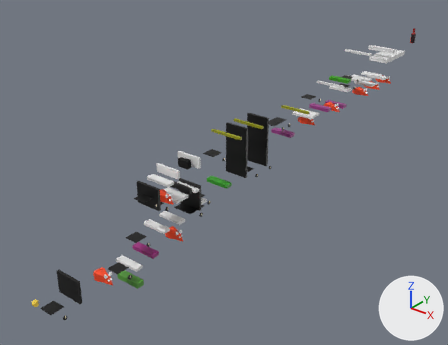
A saved change to the Blender file scenes/Cheese.blend.
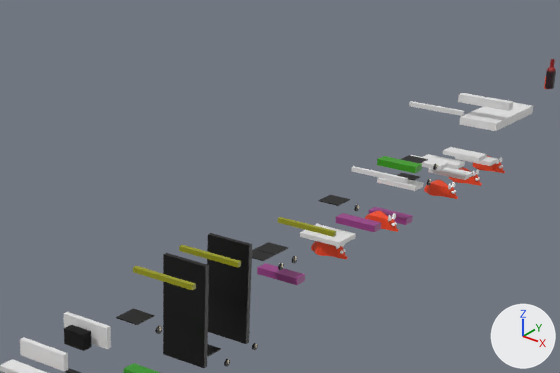
Each version appears first whole from a 50 mm lens placed at (427.0, -178.0, 391.0), pointed at (-49.0, 417.0, 22.0), and next in a close-up on the part from 33% to 93% of the width and 0% to 52% of the height. The lights are fixed; the arrows at lower right show +X, +Y and +Z. The older version's two pictures come first. Objects named as collision shapes, trigger or cutter boxes, shadow casters or lower levels of detail are left out.

The scene before the commit, as lines of its bpy script (objects in view):
```python
ob_grapplingcracker_1 = bpy.data.objects.new('GrapplingCracker_1', me_grapplingcracker_1)
ob_grapplingcracker_1.location = (0.7, 359.9, 109.1)
ob_grapplingcracker_1.scale = (21.8, 1.56, 1.56)
ob_grapplingcracker_2 = bpy.data.objects.new('GrapplingCracker_2', me_grapplingcracker_2)
ob_grapplingcracker_2.location = (0.7, 403.9, 109.1)
ob_grapplingcracker_2.scale = (21.8, 1.56, 1.56)
ob_grapplingcracker_3 = bpy.data.objects.new('GrapplingCracker_3', me_grapplingcracker_3)
ob_grapplingcracker_3.location = (0.7, 511.6, 97.0)
ob_grapplingcracker_3.scale = (21.8, 1.56, 1.56)
ob_grapplingcracker_4 = bpy.data.objects.new('GrapplingCracker_4', me_grapplingcracker_4)
ob_grapplingcracker_4.location = (0.7, 605.0, 109.5)
ob_grapplingcracker_4.scale = (21.8, 1.56, 1.56)
ob_grapplingcracker_5 = bpy.data.objects.new('GrapplingCracker_5', me_grapplingcracker_5)
ob_grapplingcracker_5.location = (0.7, 768.8, 128.4)
ob_grapplingcracker_5.scale = (21.8, 3.12, 3.12)
ob_grapplingcracker_6 = bpy.data.objects.new('GrapplingCracker_6', me_grapplingcracker_6)
ob_grapplingcracker_6.location = (0.7, 684.6, 140.6)
ob_grapplingcracker_6.scale = (21.8, 1.56, 1.56)
ob_rat_8 = bpy.data.objects.new('Rat_8', me_rat_original)
ob_rat_8.location = (0.7, 700.1, 74.8)
ob_rat_8.scale = (7.03, 3.12, 4.68)
# also in view: 'Grate_12' at (1.0, 259.0, 98.0); 'Rat_5' at (4.0, 538.0, 76.0); 'Grate_13' at (1.0, 293.0, 100.0); 'BounceWeak_2' at (1.0, 483.0, 72.0); 'BounceStrong_3' at (1.0, 634.0, 110.0)
```
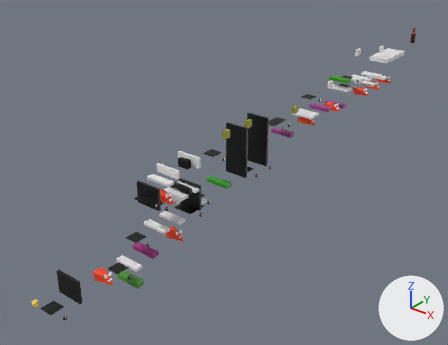
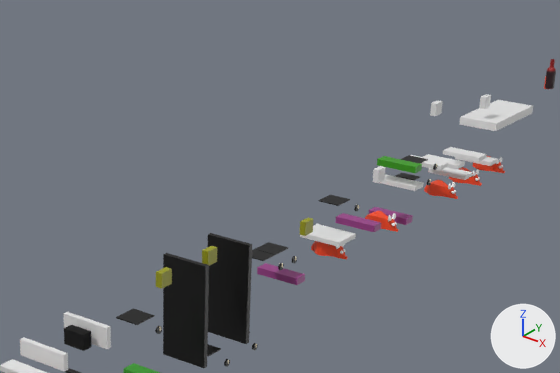
Diff of the bpy script that builds the scene:
```diff
--- a/scenes/Cheese.blend.py
+++ b/scenes/Cheese.blend.py
@@ ob_grapplingcracker_6 @@
 ob_grapplingcracker_6.location = (0.7, 684.6, 140.6)
-ob_grapplingcracker_6.scale = (21.8, 1.56, 1.56)
+ob_grapplingcracker_6.scale = (2.18, 4.68, 4.68)
@@ ob_grapplingcracker_5 @@
 ob_grapplingcracker_5.location = (0.7, 768.8, 128.4)
-ob_grapplingcracker_5.scale = (21.8, 3.12, 3.12)
+ob_grapplingcracker_5.scale = (2.18, 4.68, 4.68)
@@ ob_grapplingcracker_4 @@
 ob_grapplingcracker_4.location = (0.7, 605.0, 109.5)
-ob_grapplingcracker_4.scale = (21.8, 1.56, 1.56)
+ob_grapplingcracker_4.scale = (2.18, 4.68, 4.68)
@@ ob_grapplingcracker_3 @@
 ob_grapplingcracker_3.location = (0.7, 511.6, 97.0)
-ob_grapplingcracker_3.scale = (21.8, 1.56, 1.56)
+ob_grapplingcracker_3.scale = (2.18, 4.68, 4.68)
@@ ob_grapplingcracker_2 @@
 ob_grapplingcracker_2.location = (0.7, 403.9, 109.1)
-ob_grapplingcracker_2.scale = (21.8, 1.56, 1.56)
+ob_grapplingcracker_2.scale = (2.18, 4.68, 4.68)
@@ ob_grapplingcracker_1 @@
 ob_grapplingcracker_1.location = (0.7, 359.9, 109.1)
-ob_grapplingcracker_1.scale = (21.8, 1.56, 1.56)
+ob_grapplingcracker_1.scale = (2.18, 4.68, 4.68)
```

What differs and where, as boxes [x1, y1, x2, y2] in the close-ups (560 x 373 px):
'GrapplingCracker_1', rescaled (73% narrower, 8% shorter): before [133, 266, 196, 290]; after [156, 267, 172, 289]
'GrapplingCracker_2', rescaled (75% narrower, 12% shorter): before [179, 245, 241, 268]; after [202, 246, 217, 266]
'GrapplingCracker_5', rescaled: before [458, 93, 513, 111]; after [479, 94, 491, 109]
'GrapplingCracker_3', rescaled (75% narrower, 10% shorter): before [278, 217, 336, 237]; after [299, 218, 313, 236]
'GrapplingCracker_4', rescaled (76% narrower): before [351, 166, 408, 183]; after [373, 166, 386, 183]
'GrapplingCracker_6', rescaled: before [409, 101, 464, 116]; after [430, 101, 443, 116]
